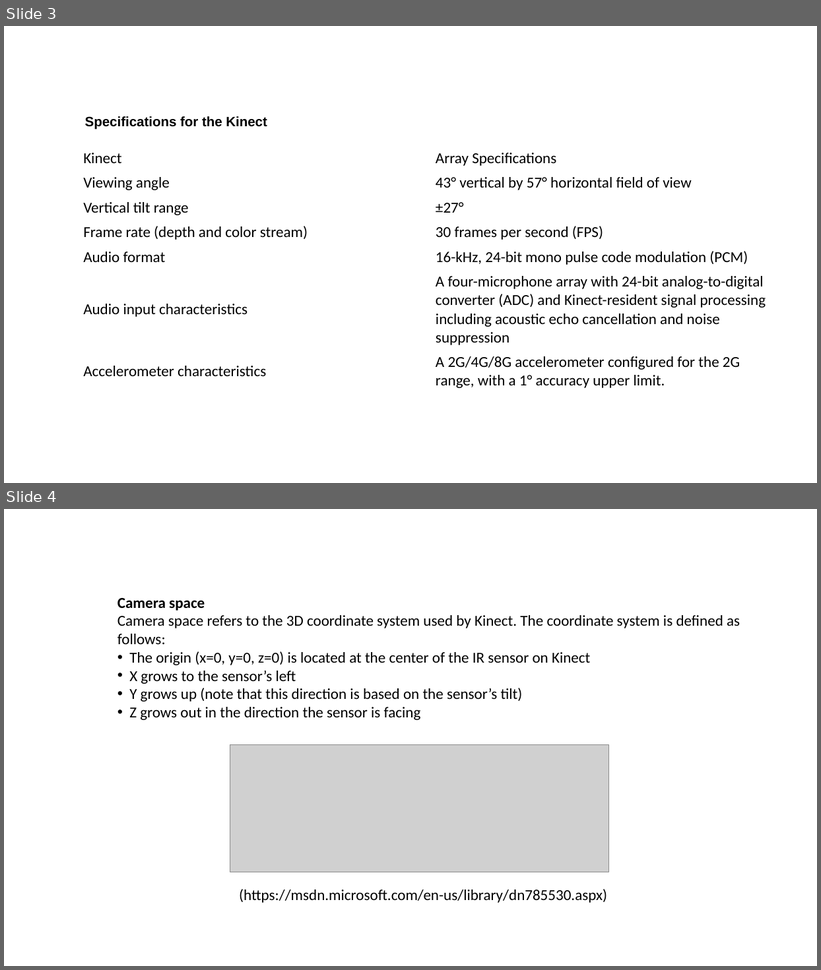
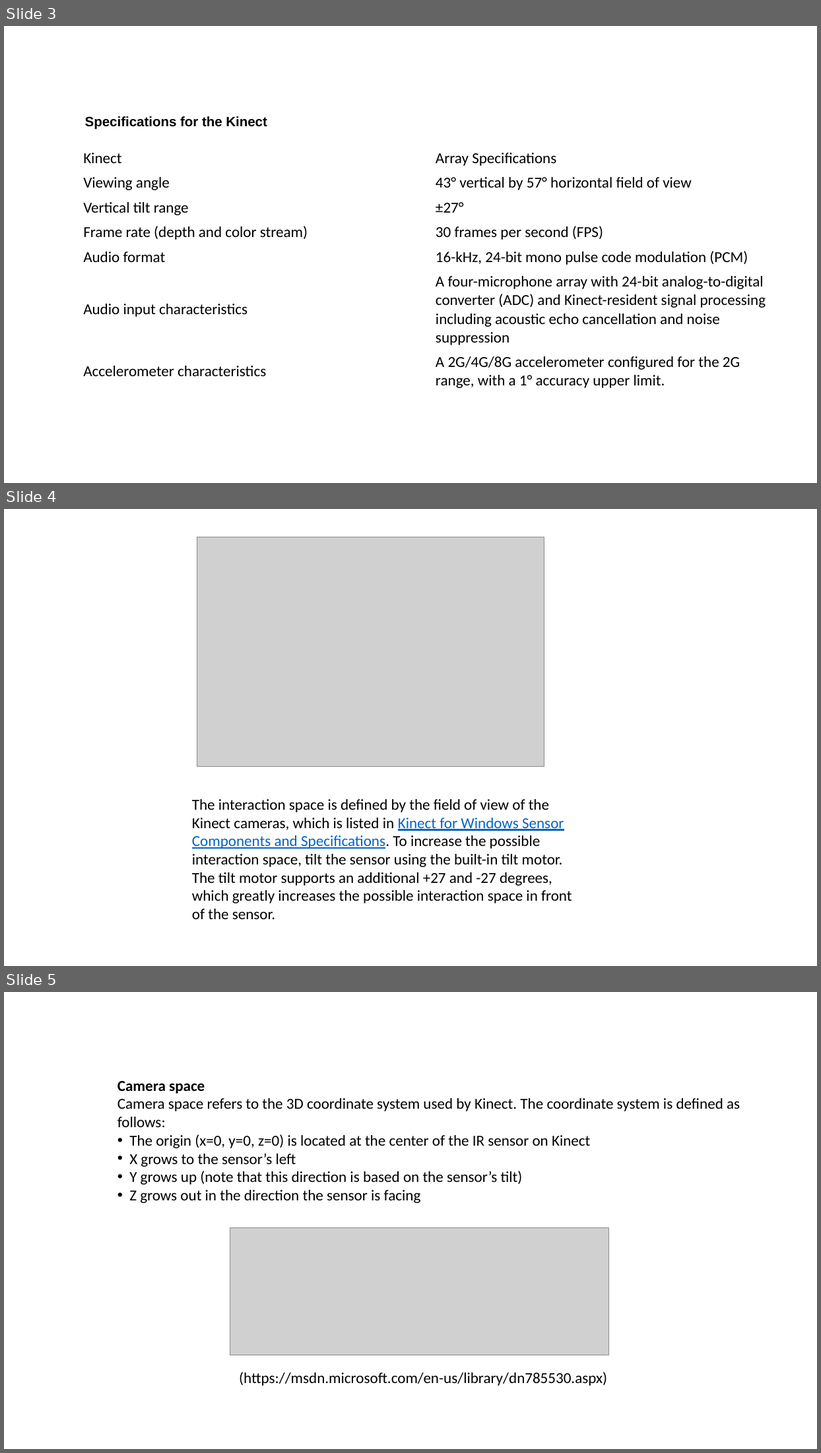
Before and after one commit to sdarkhovsky/OWIArmCamera, a slide deck: KinectCapture/Capturing_XYZRGB_data_with_Microsoft_Kinect.pptx. Shown one above the other, each under a label of ours: slides 3 and 4 before the commit, slides 3, 4 and 5 after it. The pictures are 821x970 and 821x1453 pixels, drawn with LibreOffice and Linux fonts; fonts in the diff are those of the drawing; grey boxes stand for pictures. Boxes give left, top, right and bottom in pixels: in the first picture for what was removed or moved away, otherwise in the second. Text is boxed around its words. In the diff, an @@ line names an element or a change of style, - is before the commit and + after.

```diff
--- a/KinectCapture/Capturing_XYZRGB_data_with_Microsoft_Kinect.pptx
+++ b/KinectCapture/Capturing_XYZRGB_data_with_Microsoft_Kinect.pptx
@@ slide 4 added at [4,509,817,966], background #FFFFFF @@
@@ picture added at [197,537,545,767] @@
@@ text added at [192,799,572,920], 18 pt, text #000000 @@
+The interaction space is defined by the field of view of the Kinect cameras, which is listed in Kinect for Windows Sensor Components and Specifications. To increase the possible interaction space, tilt the sensor using the built-in tilt motor. The tilt motor supports an additional +27 and -27 degrees, which greatly increases the possible interaction space in front of the sensor.
@@ what was slide 4 is now slide 5 @@
```
Also in this commit, not shown: 2 other files.
